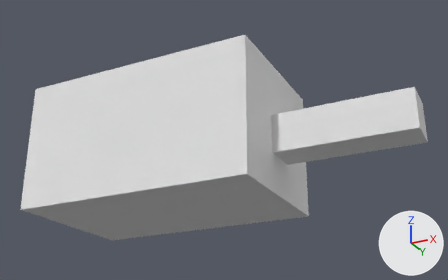
What one commit did to the OBJ model Assets/BenFiles/Models/lv1_turret.obj.
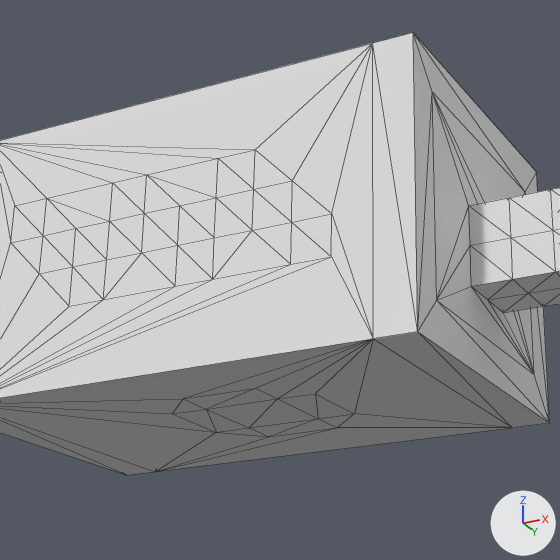
Each version is shown whole from a camera (50 mm lens) standing at (2.96, -2.34, 2.23) and looking at (1.6, 0.38, 3.45), then close up on the part from 12% to 70% of the width and 7% to 100% of the height. Arrows for +X, +Y and +Z are at lower right; the lights stay in place. The close-ups show mesh edges as thin lines. Where no turn or scale is listed for an object, it has been applied to the vertices. Vertices at the same position are counted once.

Script lines for the objects in view, before the commit:
```python
me_untitled = bpy.data.meshes.new('Untitled')
me_untitled.from_pydata(...)  # 161 vertices, 318 faces; spans x 0.6..2.6, y 0.0..0.8, z 3.1..3.8
me_untitled.materials.append(mat_palette)  # white #e7e7e7
ob_untitled = bpy.data.objects.new('Untitled', me_untitled)
ob_untitled.location = (0.0, 0.0, 0.0)
```
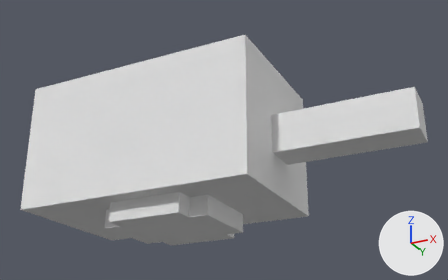
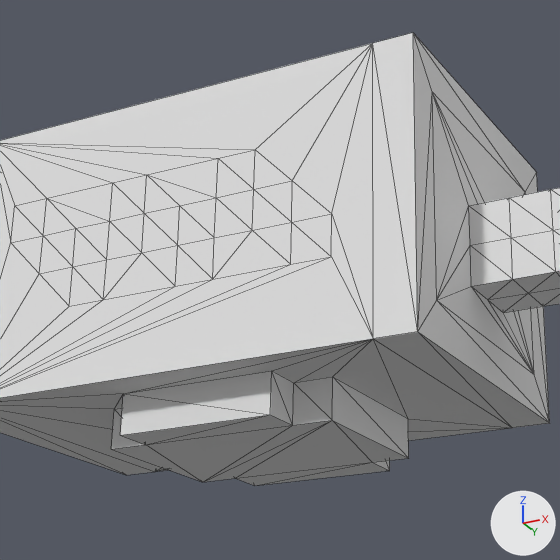
What the commit changed:
me_untitled is used by ob_untitled; location (0.0, 0.0, 0.0).
me_untitled had 161 vertices, 318 faces and spanned x 0.6..2.6, y 0.0..0.8, z 3.1..3.8.
me_untitled now has 173 vertices, 342 faces and spans x 0.6..2.6, y 0.0..0.8, z 3.0..3.8.
Part 1, on me_untitled:
12 vertices are removed from x 1.1..1.5, y 0.2..0.6, z 3.1.
26 faces are deleted.
12 vertices are added at x 1.0..1.6, y 0.1..0.7, z 3.0.
12 new vertices lie (0.0, 0.0, 0.1) away from vertices in x 1.0..1.6, y 0.1..0.7, z 3.0.
50 new faces join them.

Changed parts and their boxes [x1, y1, x2, y2] in the close-ups (560 x 560 px):
'Untitled', reshaped: before [0, 33, 560, 475]; after [0, 33, 560, 486]
part 1 of me_untitled, built on: before [0, 339, 512, 471]; after [0, 339, 512, 486]
